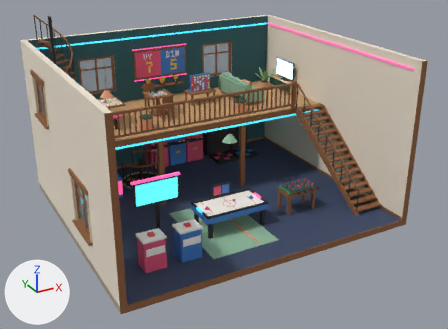
Before and after pictures for a commit that changed the glTF model assets/map-game.glb.
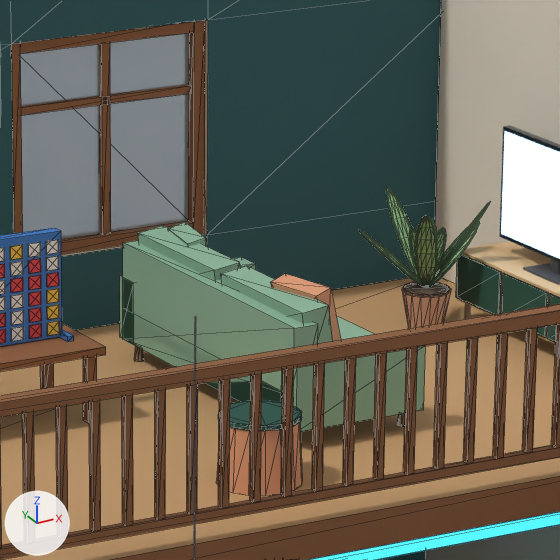
Each version is shown whole from a 50 mm camera at (-4.28, -13.69, 10.43) aimed at (5.34, 3.8, 1.69), then close up on the part from 45% to 64% of the width and 12% to 37% of the height. Lighting does not change. The marker at lower left points along +X, +Y and +Z. The first two pictures are the older version. The close-ups show mesh edges as thin lines. Where no turn or scale is listed for an object, it has been applied to the vertices.

The older version as bpy lines, for what is in view:
```python
me_connect4 = bpy.data.meshes.new('Connect4')
me_connect4.from_pydata(...)  # 1112 vertices, 1104 faces; spans x 5.75..6.85, y 7.15..7.85, z 2.799..3.92
# faces by material slot: [60, 36, 432, 216, 360]
me_connect4.materials.append(mat_stylized__wood)  # brown #8e5e3a
me_connect4.materials.append(mat_l2_arcade_blue)  # blue #3e7cc9
me_connect4.materials.append(mat_l2_button_red)  # red #e5484d
me_connect4.materials.append(mat_l2_button_yellow)  # yellow #f6c945
me_connect4.materials.append(mat_l2_white)  # white #f4f1ea
me_gd_plant_desk_merged = bpy.data.meshes.new('GD_Plant_Desk_merged')
me_gd_plant_desk_merged.from_pydata(...)  # 760 vertices, 1464 faces; spans x -0.362..0.434, y -0.324..0.385, z -0.003..0.85
# faces by material slot: [60, 60, 1344]
me_gd_plant_desk_merged.materials.append(mat_ch_soil)  # brown #61503f
me_gd_plant_desk_merged.materials.append(mat_ch_pot)  # brown #ce9e81
me_gd_plant_desk_merged.materials.append(mat_ch_plant)  # green #89b37c
me_gd_tv_unit_door_0 = bpy.data.meshes.new('GD_TV_Unit_Door_0')
me_gd_tv_unit_door_0.from_pydata(...)  # a box spanning x 0.0..0.015, y -0.5..0.0, z 0.0..0.29
me_gd_tv_unit_door_0.materials.append(mat_ch_sage)  # dark cyan #235347
ob_connect4 = bpy.data.objects.new('Connect4', me_connect4)
ob_connect4.location = (0.0, 0.0, 0.0)
ob_plant_desk = bpy.data.objects.new('Plant_Desk', me_gd_plant_desk_merged)
ob_plant_desk.location = (9.564, 7.869, 2.802)
ob_tv_unit_door_0 = bpy.data.objects.new('TV_Unit_Door_0', me_gd_tv_unit_door_0)
ob_tv_unit_door_0.location = (9.864, 7.98, 2.942)
# also in view: 'Pouf_2' at (7.1, 5.75, 3.01); 'TV_Unit' at (10.09, 7.2, 3.43); 'Windows_Glass' at (4.29, 5.68, 2.8); 'Sofa' at (8.0, 7.2, 3.24); 'Mezz_Rail' at (5.23, 5.1, 1.93)
```
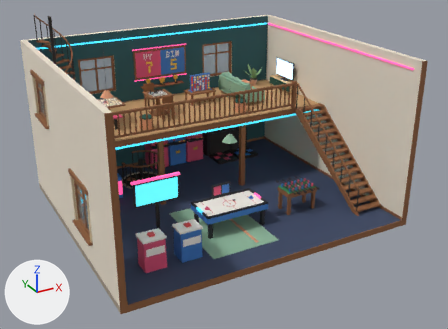
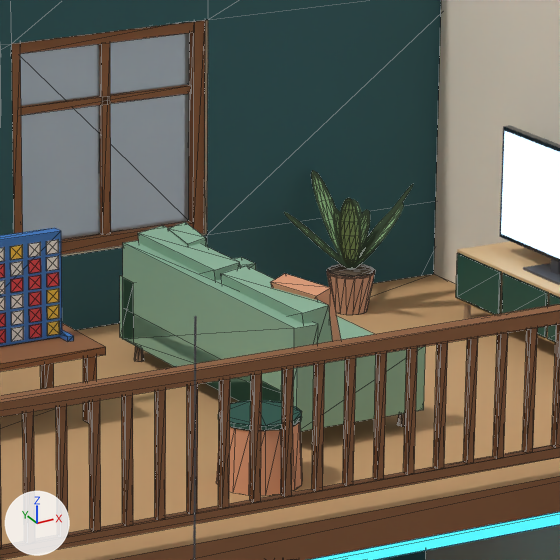
Boxes (x1, y1, x2, y2) around the edits, measured in the close-ups (560 x 560 px):
'Plant_Desk', moved: before (359, 188, 490, 329); after (284, 170, 413, 315)

Diff of the bpy script that builds the scene:
```diff
--- a/assets/map-game.glb.py
+++ b/assets/map-game.glb.py
@@ ob_plant_desk @@
 ob_plant_desk = bpy.data.objects.new('Plant_Desk', me_gd_plant_desk_merged)
-ob_plant_desk.location = (9.564, 7.869, 2.802)
+ob_plant_desk.location = (9.364, 8.469, 2.802)
```
